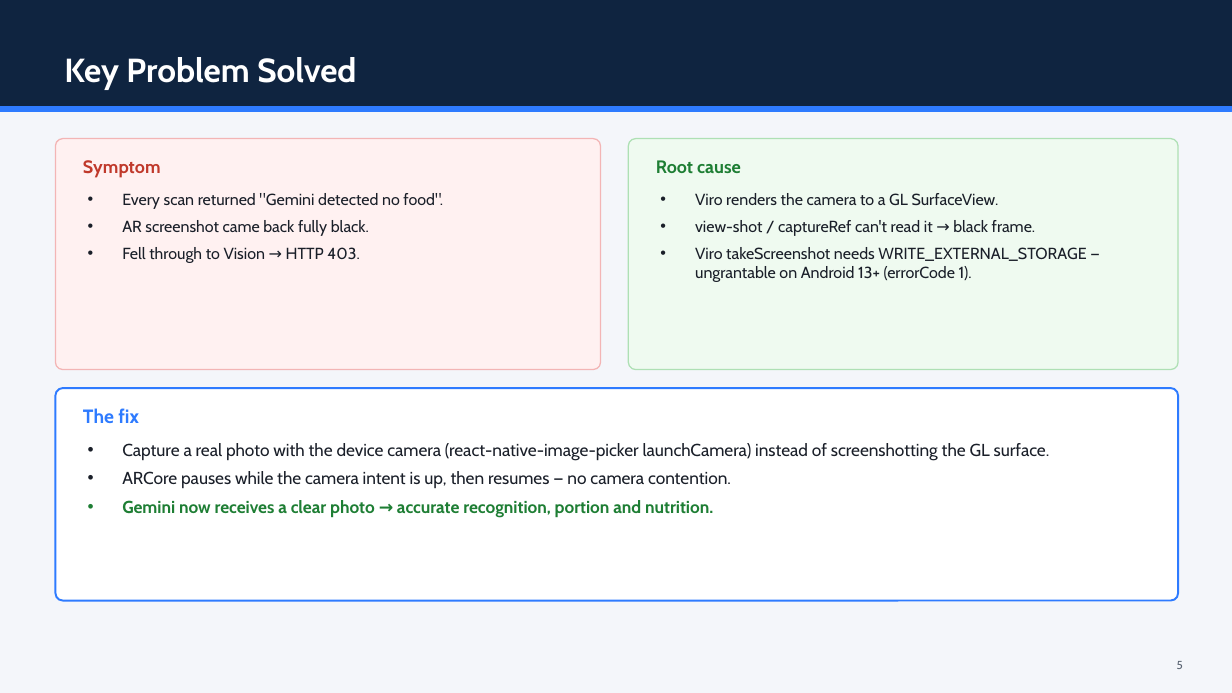
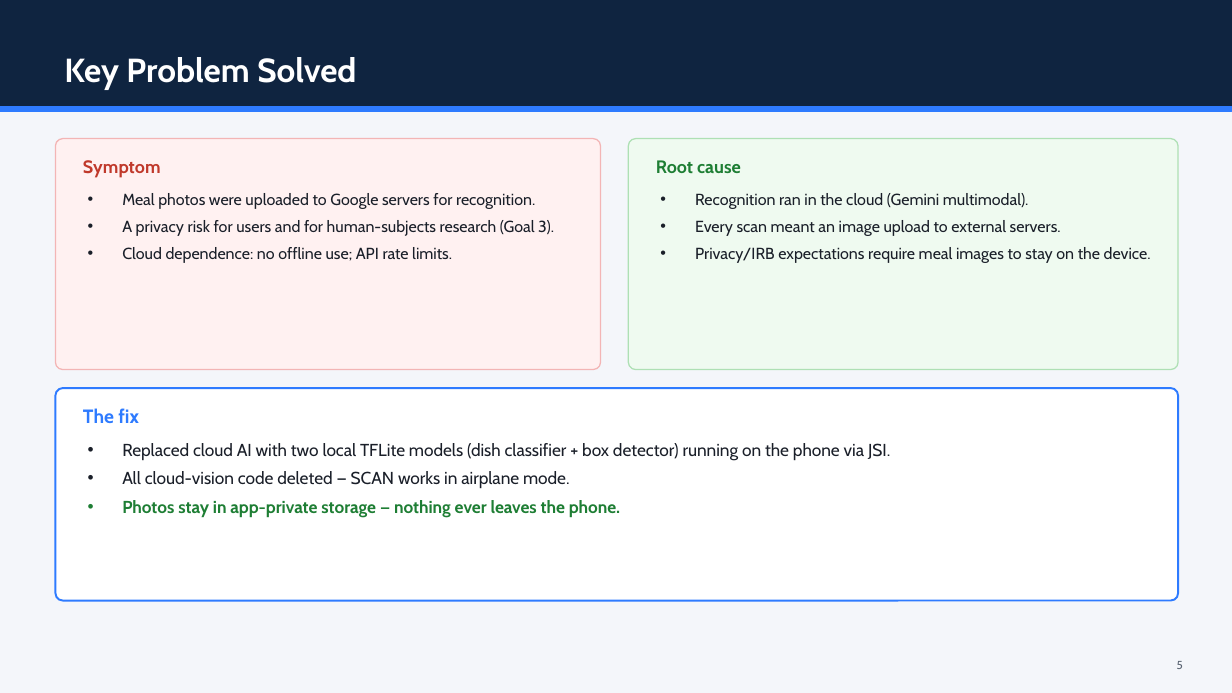
Before and after one commit to ishratafroz/AR_mobile_app, a slide deck: slide 5 of AR_Diet_Gemini_Update.pptx. Drawn at 1232x693 pixels with LibreOffice and Linux fonts; fonts in the diff are those of the drawing. Boxes give left, top, right and bottom in pixels: in the first picture for what was removed or moved away, otherwise in the second. Text is boxed around its words. In the diff, an @@ line names an element or a change of style, - is before the commit and + after.

```diff
--- a/AR_Diet_Gemini_Update.pptx
+++ b/AR_Diet_Gemini_Update.pptx
@@ text at [122,193,554,263]: text changed @@
-• Every scan returned "Gemini detected no food".
-• AR screenshot came back fully black.
-• Fell through to Vision → HTTP 403.
+• Meal photos were uploaded to Google servers for recognition.
+• A privacy risk for users and for human-subjects research (Goal 3).
+• Cloud dependence: no offline use; API rate limits.
@@ text at [695,193,1151,263]: text changed @@
-• Viro renders the camera to a GL SurfaceView.
-• view-shot / captureRef can't read it → black frame.
-• Viro takeScreenshot needs WRITE_EXTERNAL_STORAGE — ungrantable on Android 13+ (errorCode 1).
+• Recognition ran in the cloud (Gemini multimodal).
+• Every scan meant an image upload to external servers.
+• Privacy/IRB expectations require meal images to stay on the device.
@@ text at [122,443,890,517]: text changed @@
-• Capture a real photo with the device camera (react-native-image-picker launchCamera) instead of screenshotting the GL surface.
-• ARCore pauses while the camera intent is up, then resumes — no camera contention.
-• Gemini now receives a clear photo → accurate recognition, portion and nutrition.
+• Replaced cloud AI with two local TFLite models (dish classifier + box detector) running on the phone via JSI.
+• All cloud-vision code deleted — SCAN works in airplane mode.
+• Photos stay in app-private storage — nothing ever leaves the phone.
```
Also in this commit, not shown: 7 other slides changed, 2 slides added, 1 slide removed, 36 other files.
